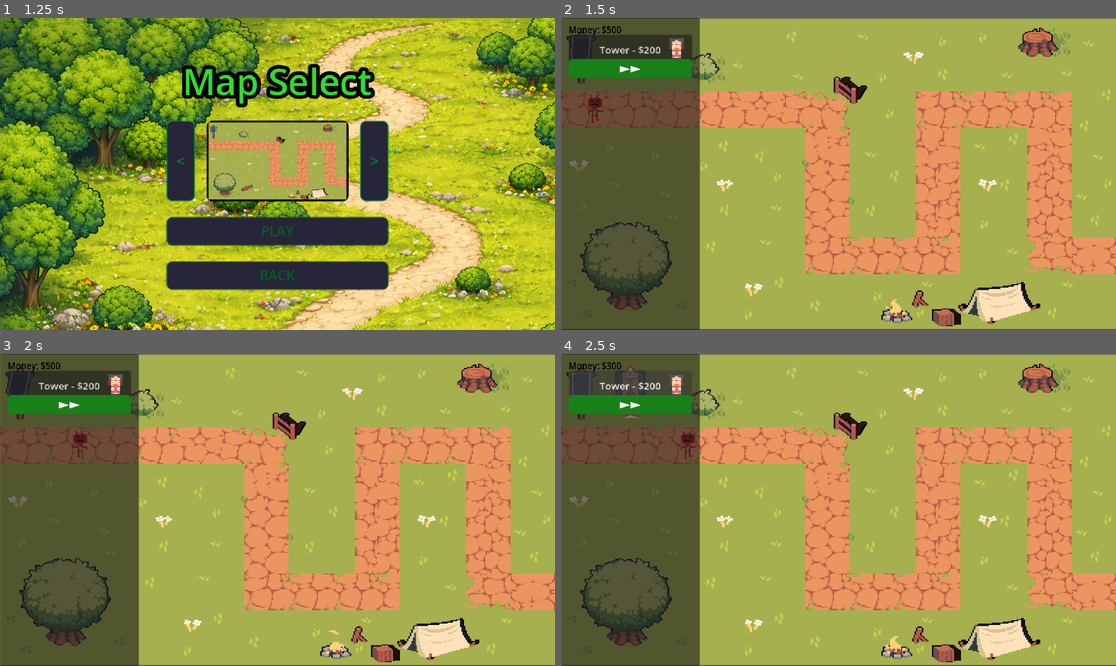
Above: before the commit, frames 1-4 (two rows, left to right).
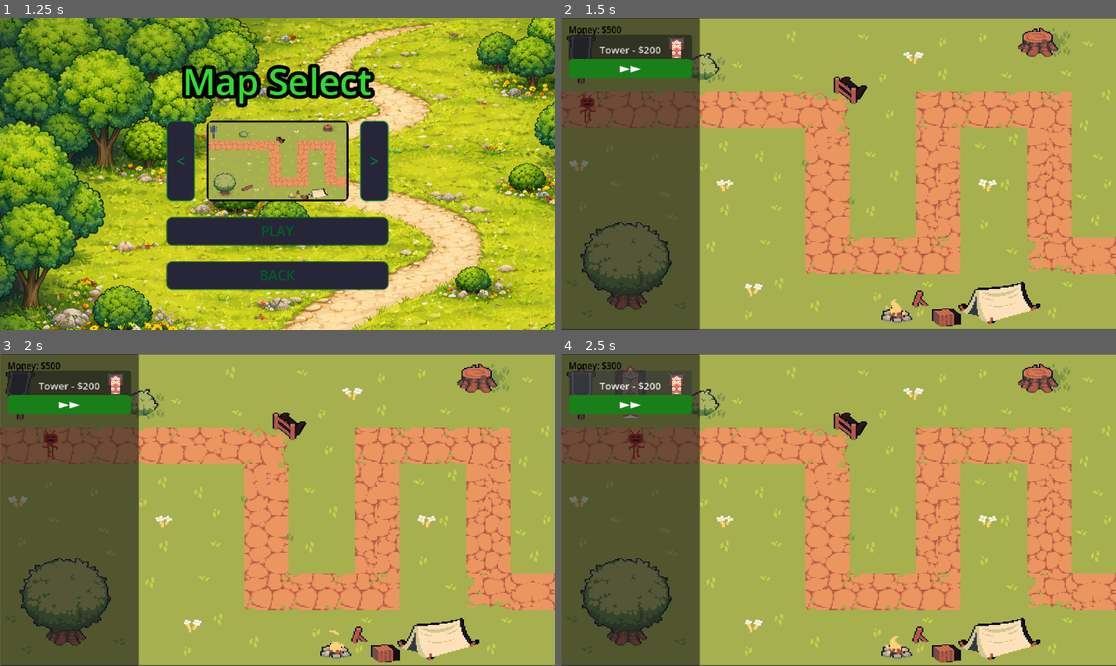
Above: after the commit, the same moments.

Repository: Matthewfrogman/Battle_towers
Game: Godot game, scene res://scenes/main_menu.tscn
Two runs of this game, one before a commit and one after it. Both use one fixed random seed, a clock stepped at 60 frames per second and the inputs below.
Inputs:
- Up to frame 1 (1.25 s): click "PLAY" at 0.5 s
- Up to frame 2 (1.5 s): click "PLAY" at 1.25 s
- Up to frame 3 (2 s): no input
- Up to frame 4 (2.5 s): click "Tower - $200" at 2 s

Frame 1 is identical in both runs. In frame 2, 0.2% of the frame differs, in the area x 3-8%, y 24-34%; in frame 3, 0.2%; in frame 4, 0.3%, in the area x 12-25%, y 24-34%.

Commit message:
changed speed

Diff:
--- a/scenes/enemy_base.gd
+++ b/scenes/enemy_base.gd
@@ -1,6 +1,6 @@
 extends CharacterBody2D
 
-@export var speed = 67
+@export var speed = 35
 @export var hp = 100
 @export var direction = 1
 
